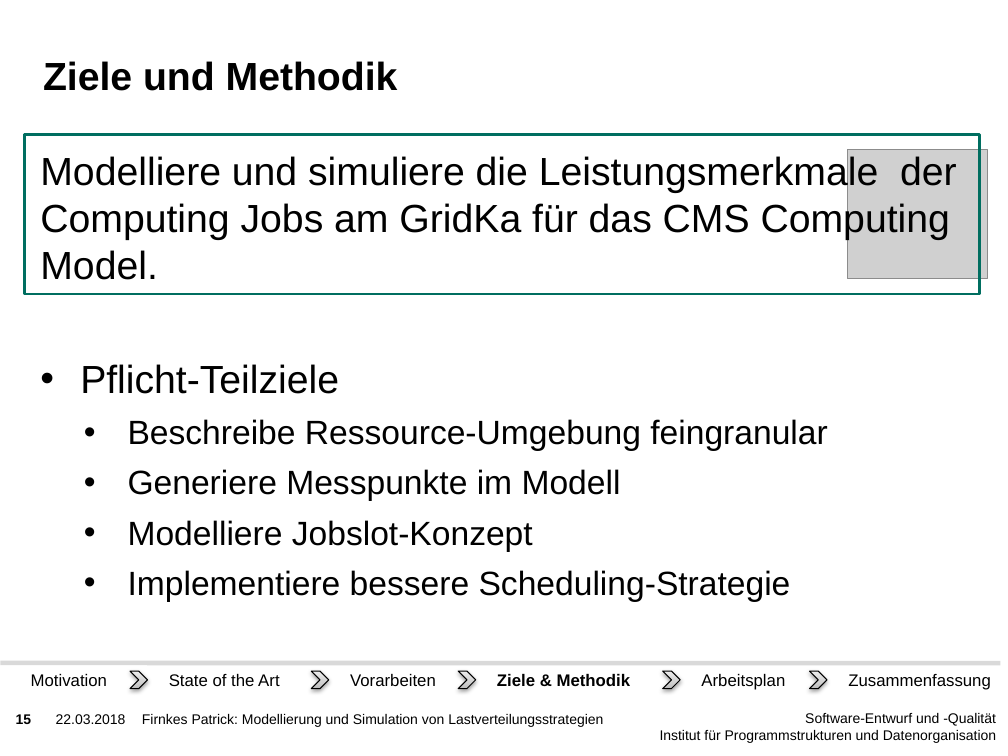
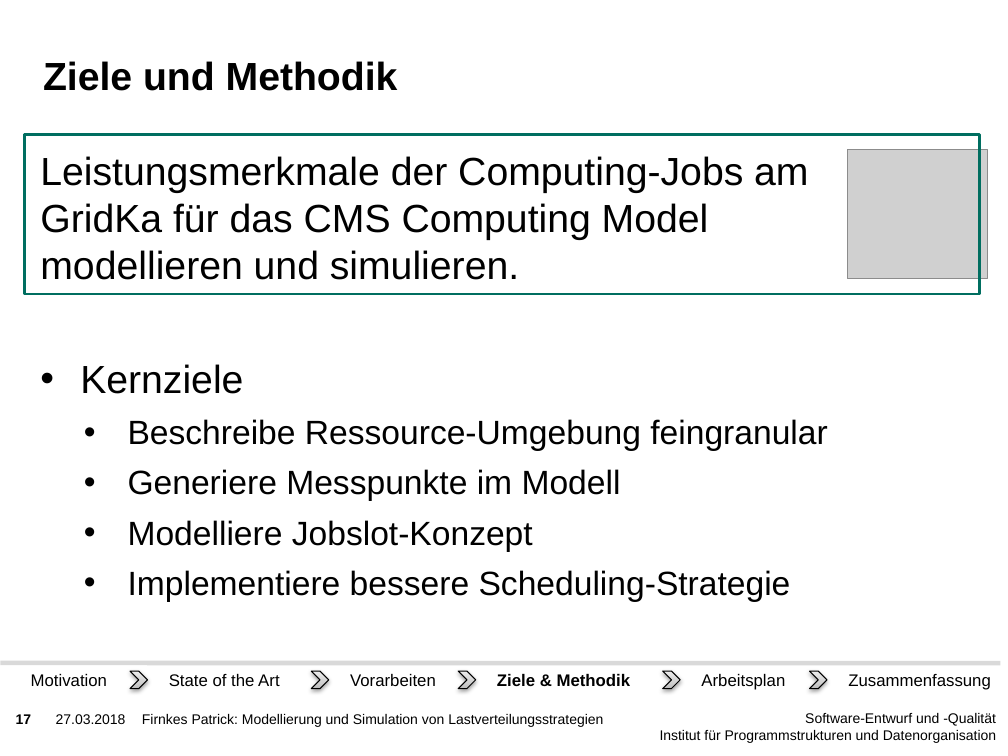
Before and after one commit to PatFirn/wlcg-loadbalancing, a slide deck: slide 17 of presentations/projekt-antrag.pptx (slide 15 before the commit). Drawn at 1008x756 pixels with LibreOffice and Linux fonts; fonts in the diff are those of the drawing; grey boxes stand for pictures; background and template pictures are left out. Boxes give left, top, right and bottom in pixels: in the first picture for what was removed or moved away, otherwise in the second. Text is boxed around its words. In the diff, an @@ line names an element or a change of style, - is before the commit and + after.

```diff
--- a/presentations/projekt-antrag.pptx
+++ b/presentations/projekt-antrag.pptx
@@ text at [40,156,808,394]: text changed @@
-Modelliere und simuliere die Leistungsmerkmale der Computing Jobs am GridKa für das CMS Computing Model.
-• Pflicht-Teilziele
+Leistungsmerkmale der Computing-Jobs am GridKa für das CMS Computing Model modellieren und simulieren.
+• Kernziele
@@ page number at [16,714,32,724]: text changed @@
-15
+17
@@ text at [56,714,126,724]: text changed @@
-22.03.2018
+27.03.2018
```
Also in this commit, not shown: 29 other slides changed, 3 slides added.
